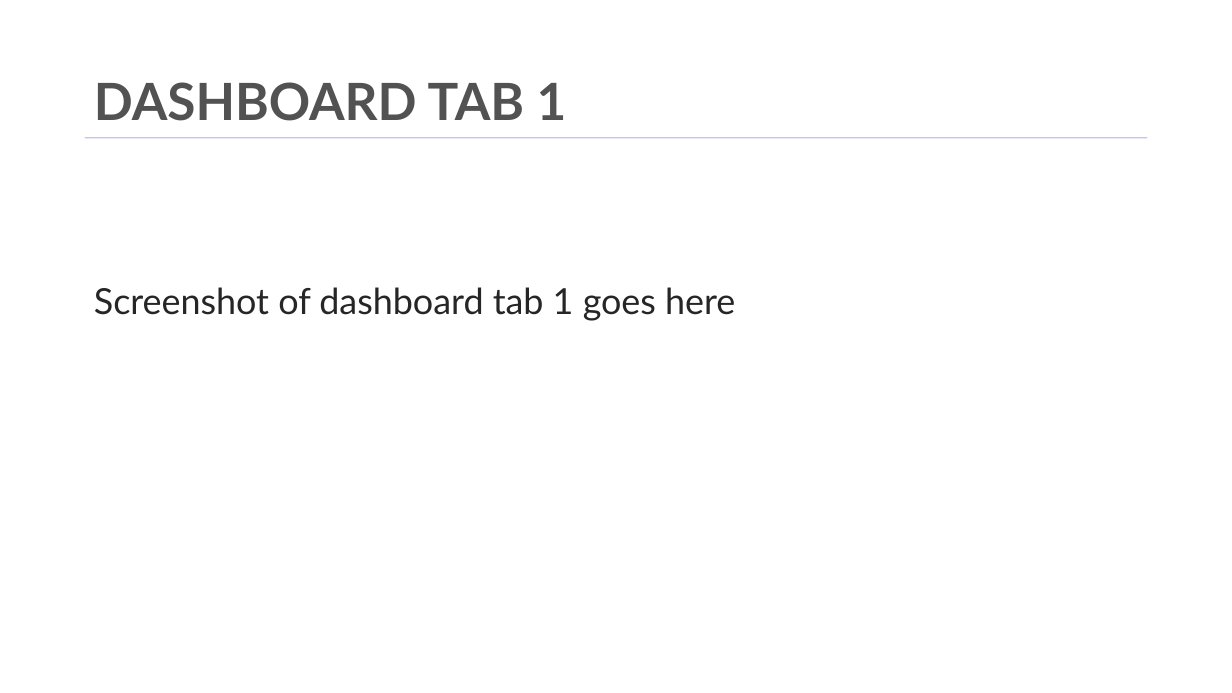
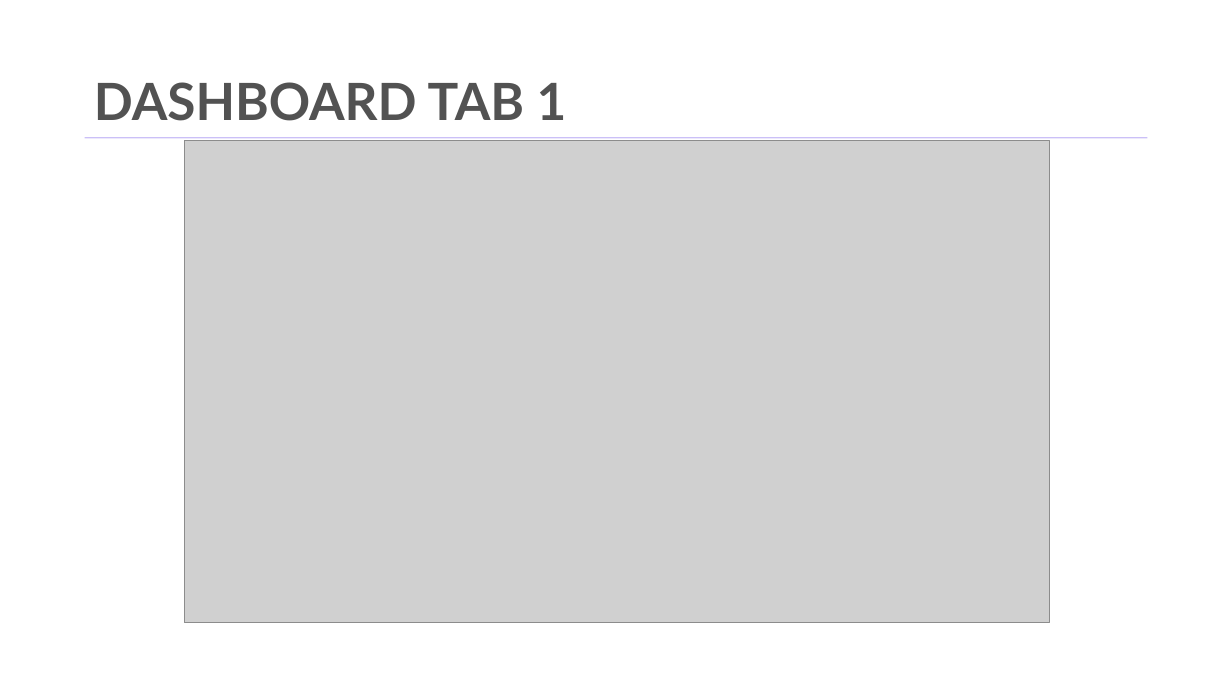
Before and after one commit to Hasan082/Data-Analysis, a slide deck: slide 11 of Capstone_project/Capstone_Project_Md_hasanuzzaman.pptx. Drawn at 1232x693 pixels with LibreOffice and Linux fonts; fonts in the diff are those of the drawing; grey boxes stand for pictures; background and template pictures are left out. Boxes give left, top, right and bottom in pixels: in the first picture for what was removed or moved away, otherwise in the second. Text is boxed around its words. In the diff, an @@ line names an element or a change of style, - is before the commit and + after.

```diff
--- a/Capstone_project/Capstone_Project_Md_hasanuzzaman.pptx
+++ b/Capstone_project/Capstone_Project_Md_hasanuzzaman.pptx
@@ picture added at bbox=[184, 140, 1049, 623] @@
@@ text removed at bbox=[94, 287, 735, 321] @@
-Screenshot of dashboard tab 1 goes here
```
Also in this commit, not shown: 6 other slides changed, 2 other files.
